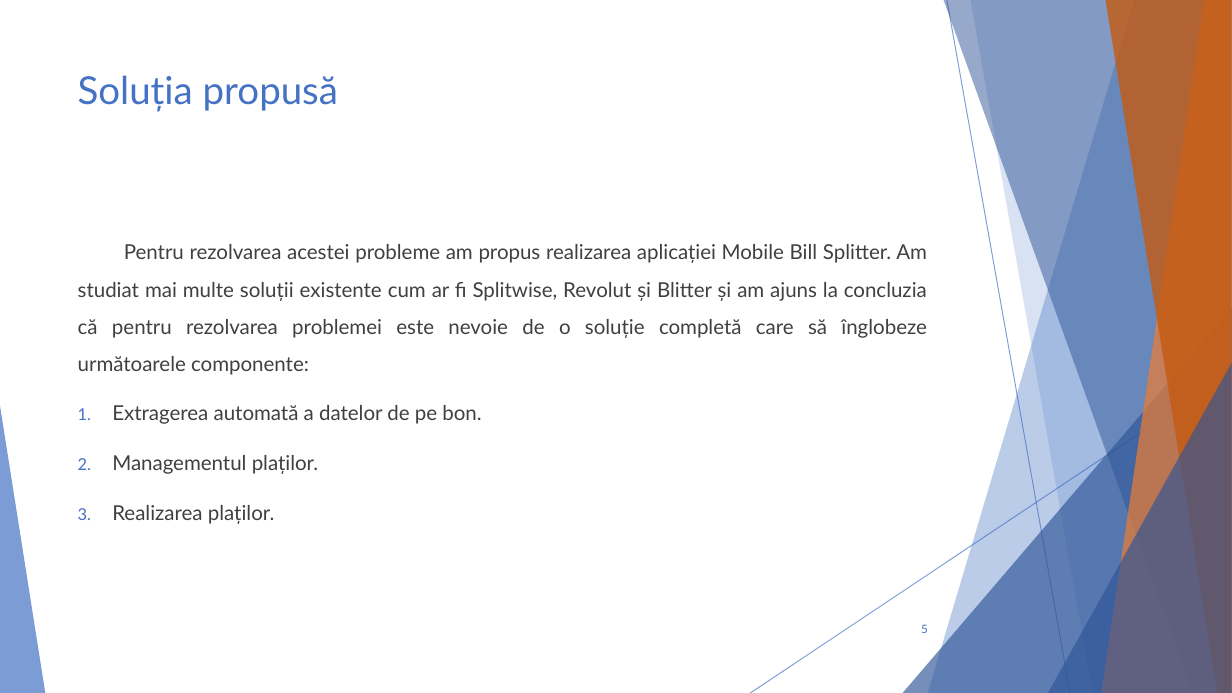
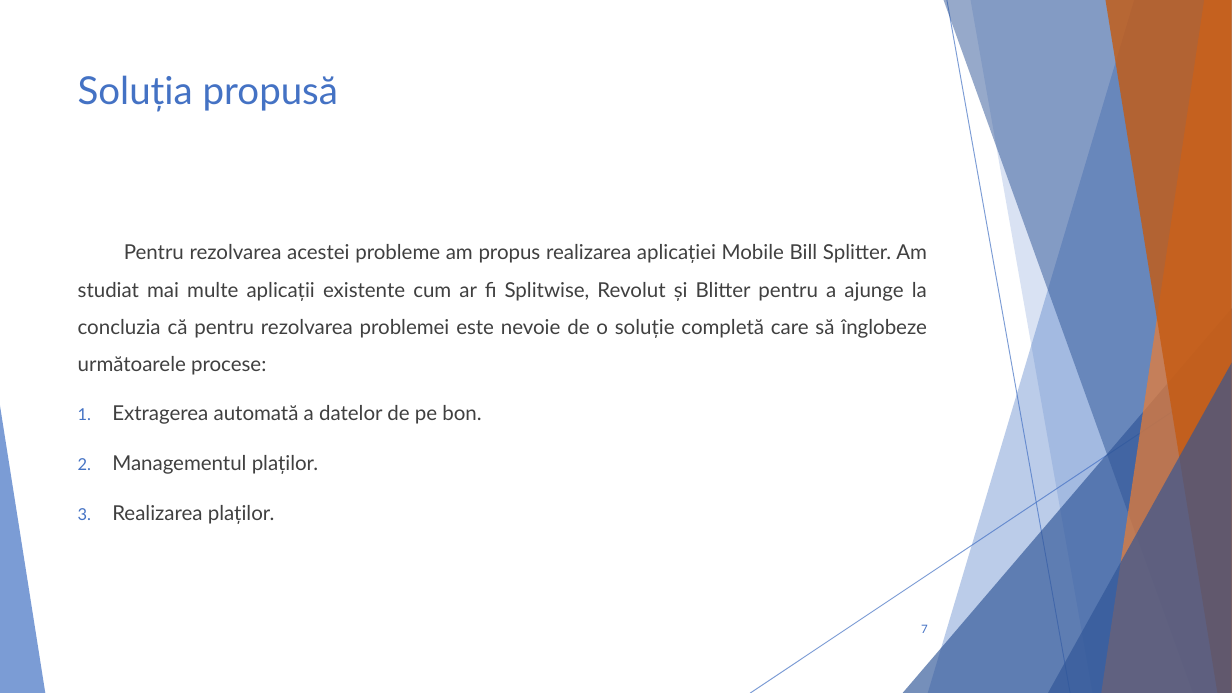
Before and after one commit to cristi-cosulianu/Licenta, a slide deck: slide 7 of Prezentare licenta.pptx (slide 5 before the commit). Drawn at 1232x693 pixels with LibreOffice and Linux fonts; fonts in the diff are those of the drawing. Boxes give left, top, right and bottom in pixels: in the first picture for what was removed or moved away, otherwise in the second. Text is boxed around its words. In the diff, an @@ line names an element or a change of style, - is before the commit and + after.

```diff
--- a/Prezentare licenta.pptx
+++ b/Prezentare licenta.pptx
@@ text at (x1=78, y1=244, x2=927, y2=375): text changed @@
-Pentru rezolvarea acestei probleme am propus realizarea aplicației Mobile Bill Splitter. Am studiat mai multe soluții existente cum ar fi Splitwise, Revolut și Blitter și am ajuns la concluzia că pentru rezolvarea problemei este nevoie de o soluție completă care să înglobeze următoarele componente:
+Pentru rezolvarea acestei probleme am propus realizarea aplicației Mobile Bill Splitter. Am studiat mai multe aplicații existente cum ar fi Splitwise, Revolut și Blitter pentru a ajunge la concluzia că pentru rezolvarea problemei este nevoie de o soluție completă care să înglobeze următoarele procese:
@@ page number at (x1=921, y1=624, x2=928, y2=633): text changed @@
-5
+7
```
Also in this commit, not shown: 11 other slides changed, 8 slides added, 6 other files.
